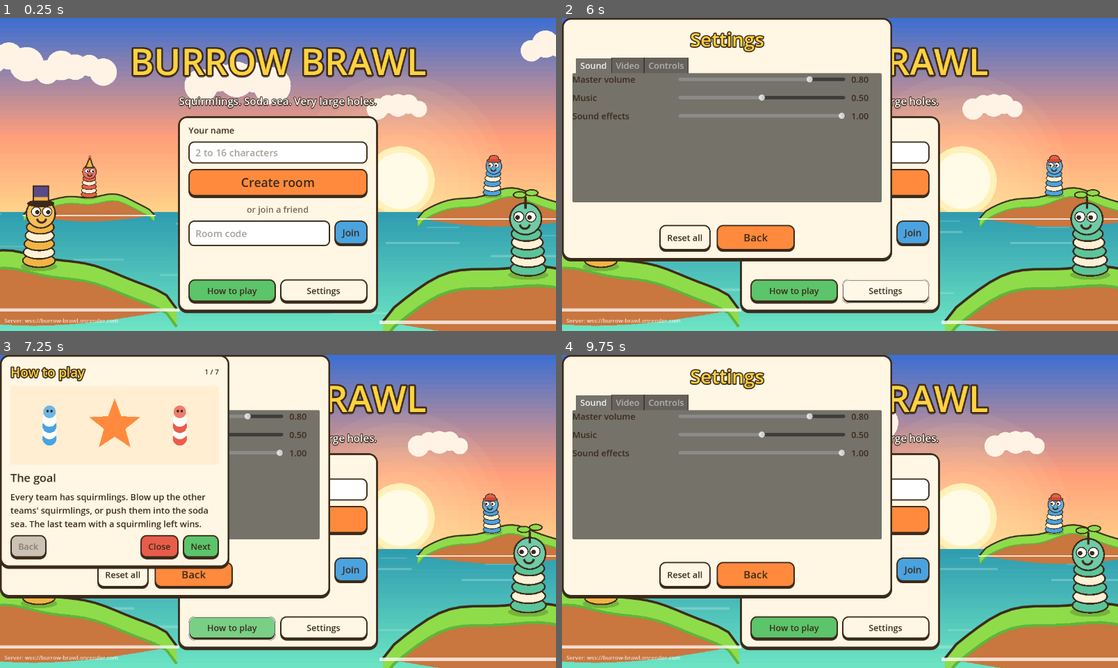
Above: before the commit, frames 1-4 (two rows, left to right).
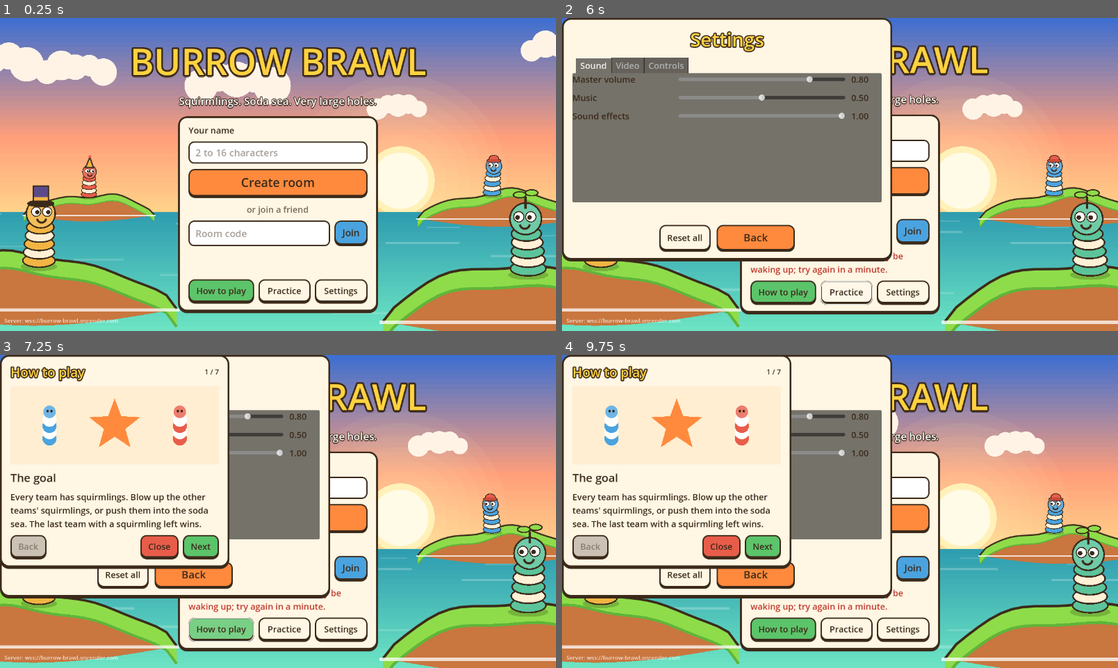
Above: after the commit, the same moments.

Repository: lucascollins-11/burrow-brawl
Game: Godot game, scene res://ui/title.tscn
Two runs of this game, one before a commit and one after it. Both use one fixed random seed, a clock stepped at 60 frames per second and the inputs below.
Inputs (mouse positions are in pixels of both pictures, inside the frame that each line leads up to):
- Up to frame 1 (0.25 s): no input
- Up to frame 2 (6 s): click (840, 152) at 0.52 s; type "12" at 0.6 s; click (823, 233) at 0.75 s; type "12" at 0.83 s; click "Create room" at 1.25 s; click "Create room" at 2 s; click "Join" at 2.75 s; click "Join" at 3.5 s; click "How to play" at 4.25 s; click "Settings" at 5 s; click (845, 290) at 5.75 s, where only the run after the commit has a clickable "Practice"
- Up to frame 3 (7.25 s): click "How to play" at 6.5 s
- Up to frame 4 (9.75 s): click (845, 630) at 7.25 s, where only the run after the commit has a clickable "Practice"; click "Settings" at 8 s; click "Reset all" at 8.75 s; click "Back" at 9.5 s

The runs differ from the first frame. In frame 1, 0.7% of the frame differs, in the area x 35-65%, y 83-92%; in frame 2, 3.3%; in frame 3, 3.2%; in frame 4, 23%, in the area x 0-77%, y 0-95%.

Commit message:
Practice: play alone against target dummies with guided prompts
New lobby.practice message: a host alone in a room starts a match against
three dummies nobody controls (their turns are skipped), with 90 s turns and
no wind. config.practice tells clients. The title screen gets a Practice
button, and the match shows one prompt at a time (walk, jump, aim, fire,
hit a dummy, switch weapon), ticked off as the player does each.

Co-Authored-By: Claude Fable 5.2 <noreply@anthropic.com>
Claude-Session: https://claude.ai/code/session_01E1XdaXQMLWPjvPzGmxNNoj

Diff:
--- a/godot/game/match_scene.gd
+++ b/godot/game/match_scene.gd
@@ -47,6 +47,9 @@
 var _last_turn := -1
 var _ammo_hash := -1
 var _crates_seen := false
+## Set for a practice match (config.practice): the guided prompts and the label that shows them.
+var _guide: PracticeGuide = null
+var _guide_label: Label = null
 var _last_tick_second := -1
 var _prev_pos: Dictionary = {}  # id -> Vector3, to tell walking from standing
 var _built := false
@@ -139,6 +142,7 @@
 		var node := Node3D.new()
 		node.set_script(script)
 		set_terrain_view(node)
+	_setup_guide(bool((msg.get("config", {}) as Dictionary).get("practice", false)))
 	var look := MapLook.for_theme(MapLook.theme_of(msg))
 	if terrain_view != null and terrain_view.has_method("load_terrain"):
 		terrain_view.call("load_terrain", t)
@@ -198,6 +202,43 @@
 	return walk + " walk - " + GameSettings.hint_for(
 		[["jump", "jump"], ["backflip", "backflip"], ["toggle_aim", "aim"], ["skip", "skip"]]
 	)
+
+
+func _guide_keys() -> Dictionary:
+	var walk := ""
+	for id in ["move_forward", "move_left", "move_back", "move_right"]:
+		walk += GameSettings.key_label(int(GameSettings.keys.get(id, 0)))
+	return {
+		"walk": walk,
+		"jump": GameSettings.key_label(int(GameSettings.keys.get("jump", 0))),
+		"aim": GameSettings.key_label(int(GameSettings.keys.get("toggle_aim", 0))),
+		"fire": GameSettings.key_label(int(GameSettings.keys.get("fire", 0))),
+	}
+
+
+## Practice matches get a prompt banner under the turn banner.
+func _setup_guide(practice: bool) -> void:
+	if _guide_label != null:
+		_guide_label.get_parent().get_parent().queue_free()
+		_guide_label = null
+	_guide = null
+	if not practice:
+		return
+	_guide = PracticeGuide.new()
+	var layer := CanvasLayer.new()
+	layer.name = "PracticeGuide"
+	layer.layer = 5
+	add_child(layer)
+	var panel := PanelContainer.new()
+	panel.theme = MenuStyle.theme()
+	panel.set_anchors_preset(Control.PRESET_CENTER_TOP)
+	panel.grow_horizontal = Control.GROW_DIRECTION_BOTH
+	panel.offset_top = 104.0
+	layer.add_child(panel)
+	_guide_label = Label.new()
+	_guide_label.add_theme_font_size_override("font_size", 22)
+	_guide_label.horizontal_alignment = HORIZONTAL_ALIGNMENT_CENTER
+	panel.add_child(_guide_label)
 
 
 func _hint_aim() -> String:
@@ -245,7 +286,12 @@
 		_send_input(int(v["turn"]), cmds)
 	var aim: CameraMath.AimState = controls.aim
 
-	_handle_events(vm.take_events(), v)
+	var events := vm.take_events()
+	_handle_events(events, v)
+	if _guide != null and _guide_label != null:
+		_guide.feed(v, aim != null, events, controls.weapon_id())
+		_guide_label.text = _guide.text(_guide_keys())
+		_guide_label.visible = v["phase"] != "over" and not pause.is_open()
 	_sync_critters(v, active, aim, dt)
 	shots.sync(v["projectiles"])
 	crates.sync(v["crates"], dt, _crates_seen)
--- /dev/null
+++ b/godot/game/practice_guide.gd
@@ -0,0 +1,103 @@
+class_name PracticeGuide
+extends RefCounted
+## The guided prompts of a practice match: one thing to try at a time, ticked off when the player
+## has done it. It only watches what the match already shows (the snapshot, the aim, the events),
+## so it cannot change the rules. `feed` each frame, then read `text()`.
+
+const WALK_DISTANCE := 3.0
+
+## What each step asks for. {walk}, {jump}, {aim}, {fire} are replaced with the bound keys.
+const STEPS: Array[String] = [
+	"Walk around with {walk}.",
+	"Jump with {jump}.",
+	"Press {aim} to aim, then move the mouse.",
+	"Hold {fire} to charge the shot, and let go to fire.",
+	"Hit a target dummy. They never shoot back.",
+	"Open Weapons and pick a different one.",
+]
+const DONE := "That is all of it. Knock out the dummies, or leave from the pause menu."
+
+var step := 0
+var _start: Variant = null
+var _first_weapon := ""
+
+
+func finished() -> bool:
+	return step >= STEPS.size()
+
+
+## `v` is the ViewModel snapshot, `aiming` whether the aim is up, `events` this frame's sim events,
+## `weapon_id` the weapon selected now. Steps only move forward on the player's own turn.
+func feed(v: Dictionary, aiming: bool, events: Array, weapon_id: String) -> void:
+	if finished():
+		return
+	if _first_weapon == "":
+		_first_weapon = weapon_id
+	var mine := _active_of_mine(v)
+	var my_id := int(mine.get("id", -1))
+	match step:
+		0:
+			if not mine.is_empty():
+				var at: Vector3 = mine["pos"]
+				if _start == null:
+					_start = at
+				elif Vector2(at.x - _start.x, at.z - _start.z).length() >= WALK_DISTANCE:
+					step += 1
+		1:
+			for e in events:
+				if str(e.get("type", "")) == "jumped" and int(e.get("critterId", -1)) == my_id and my_id >= 0:
+					step += 1
+					break
+		2:
+			if aiming and not mine.is_empty():
+				step += 1
+		3:
+			for e in events:
+				if str(e.get("type", "")) == "fired" and _team_of(v, int(e.get("critterId", -1))) in _local(v):
+					step += 1
+					break
+		4:
+			for e in events:
+				if str(e.get("type", "")) != "damage":
+					continue
+				var team := _team_of(v, int(e.get("critterId", -1)))
+				if team >= 0 and not (team in _local(v)):
+					step += 1
+					break
+		5:
+			if weapon_id != "" and weapon_id != _first_weapon:
+				step += 1
+
+
+## The prompt to show, with the player's own keys filled in from `keys` ({walk, jump, aim, fire}).
+func text(keys: Dictionary = {}) -> String:
+	if finished():
+		return DONE
+	var line := STEPS[step]
+	for k: String in ["walk", "jump", "aim", "fire"]:
+		line = line.replace("{%s}" % k, str(keys.get(k, k)))
+	return "Practice %d of %d: %s" % [step + 1, STEPS.size(), line]
+
+
+static func _local(v: Dictionary) -> Array:
+	return v.get("local_teams", [])
+
+
+static func _team_of(v: Dictionary, critter_id: int) -> int:
+	for c in v.get("critters", []):
+		if int(c["id"]) == critter_id:
+			return int(c["team"])
+	return -1
+
+
+## The active critter when it is this player's turn, else {}.
+static func _active_of_mine(v: Dictionary) -> Dictionary:
+	if not bool(v.get("my_turn", false)):
+		return {}
+	var id: Variant = v.get("active_critter_id", null)
+	if id == null:
+		return {}
+	for c in v.get("critters", []):
+		if int(c["id"]) == int(id):
+			return c
+	return {}
--- a/godot/game/view_model.gd
+++ b/godot/game/view_model.gd
@@ -235,6 +235,7 @@
 		"sea_y": sea_y,
 		"winner_team": turns.get("winnerTeam", null),
 		"my_turn": active_team != null and local_teams.has(int(active_team)),
+		"local_teams": local_teams,
 	}
 
 
--- a/godot/net/net.gd
+++ b/godot/net/net.gd
@@ -2,6 +2,9 @@
 ## player is in. Screens use the action methods and listen to the signals; they never touch sockets.
 ## Wire contract: docs/protocol.md (lobby) and docs/view-protocol.md (match, view client).
 extends Node
+
+## Set by the title screen's Practice button: the lobby starts a practice match as soon as it opens.
+var practice_pending := false
 
 signal entered_room
 signal enter_failed(message: String)
@@ -114,6 +117,11 @@
 
 func start_match() -> void:
 	_send("lobby.start")
+
+
+## Host, alone in the room: a practice match against target dummies.
+func start_practice() -> void:
+	_send("lobby.practice")
 
 
 ## Last match.start received in this room, or {} when there is no match. Survives a reconnect
--- a/godot/tests/test_game_math.gd
+++ b/godot/tests/test_game_math.gd
@@ -264,3 +264,31 @@
 	views.sync([], 0.016)
 	check_eq(views.count(), 0, "a missing id is removed")
 	views.free()
+
+
+func test_practice_guide_walks_through_every_control() -> void:
+	var g := PracticeGuide.new()
+	var me := {"id": 1, "team": 0, "pos": Vector3(10, 30, 10)}
+	var dummy := {"id": 2, "team": 1, "pos": Vector3(40, 30, 10)}
+	var v := {"my_turn": true, "active_critter_id": 1, "critters": [me, dummy], "local_teams": [0]}
+	g.feed(v, false, [], "acorn-mortar")
+	check_eq(g.step, 0, "standing still is not walking")
+	check(g.text({"walk": "WASD"}).contains("WASD"), "the prompt names the bound keys")
+	me["pos"] = Vector3(14, 30, 10)
+	g.feed(v, false, [], "acorn-mortar")
+	check_eq(g.step, 1, "walked")
+	g.feed(v, false, [{"type": "jumped", "critterId": 2}], "acorn-mortar")
+	check_eq(g.step, 1, "someone else's jump does not count")
+	g.feed(v, false, [{"type": "jumped", "critterId": 1}], "acorn-mortar")
+	check_eq(g.step, 2, "jumped")
+	g.feed(v, true, [], "acorn-mortar")
+	check_eq(g.step, 3, "aimed")
+	g.feed(v, true, [{"type": "fired", "critterId": 1}], "acorn-mortar")
+	check_eq(g.step, 4, "fired")
+	g.feed(v, false, [{"type": "damage", "critterId": 1, "amount": 5}], "acorn-mortar")
+	check_eq(g.step, 4, "hurting yourself is not a hit")
+	g.feed(v, false, [{"type": "damage", "critterId": 2, "amount": 20}], "acorn-mortar")
+	check_eq(g.step, 5, "hit a dummy")
+	g.feed(v, false, [], "fizz-grenade")
+	check(g.finished(), "picked another weapon: done")
+	check_eq(g.text(), PracticeGuide.DONE, "the last line says so")
--- a/godot/ui/lobby.gd
+++ b/godot/ui/lobby.gd
@@ -32,6 +32,10 @@
 	Net.server_error.connect(_on_server_error)
 	Net.match_started.connect(_on_match_started)
 	_refresh()
+	if Net.practice_pending:
+		Net.practice_pending = false
+		_status.text = "Starting practice."
+		Net.start_practice()
 
 
 func _build() -> void:
--- a/godot/ui/title.gd
+++ b/godot/ui/title.gd
@@ -102,6 +102,12 @@
 	MenuStyle.paint(help_button, MenuStyle.GREEN, 20)
 	help_button.pressed.connect(_on_help_pressed)
 	extras.add_child(help_button)
+	var practice_button := Button.new()
+	practice_button.text = "Practice"
+	practice_button.tooltip_text = "Play alone against target dummies, with prompts for every control."
+	practice_button.size_flags_horizontal = Control.SIZE_EXPAND_FILL
+	practice_button.pressed.connect(_on_practice_pressed)
+	extras.add_child(practice_button)
 	var settings_button := Button.new()
 	settings_button.text = "Settings"
 	settings_button.size_flags_horizontal = Control.SIZE_EXPAND_FILL
@@ -129,10 +135,18 @@
 
 
 func _on_create_pressed() -> void:
+	Net.practice_pending = false
+	_begin("create", "")
+
+
+## Practice is a room of your own with a match against dummies started straight away.
+func _on_practice_pressed() -> void:
+	Net.practice_pending = true
 	_begin("create", "")
 
 
 func _on_join_pressed() -> void:
+	Net.practice_pending = false
 	_begin("join", _code_edit.text)
 
 
Not shown, changed: server/src/rooms/room.ts
Not shown, changed: server/src/view.e2e.test.ts
Not shown, changed: shared/src/match/match.ts
Not shown, changed: shared/src/net/protocol.ts
